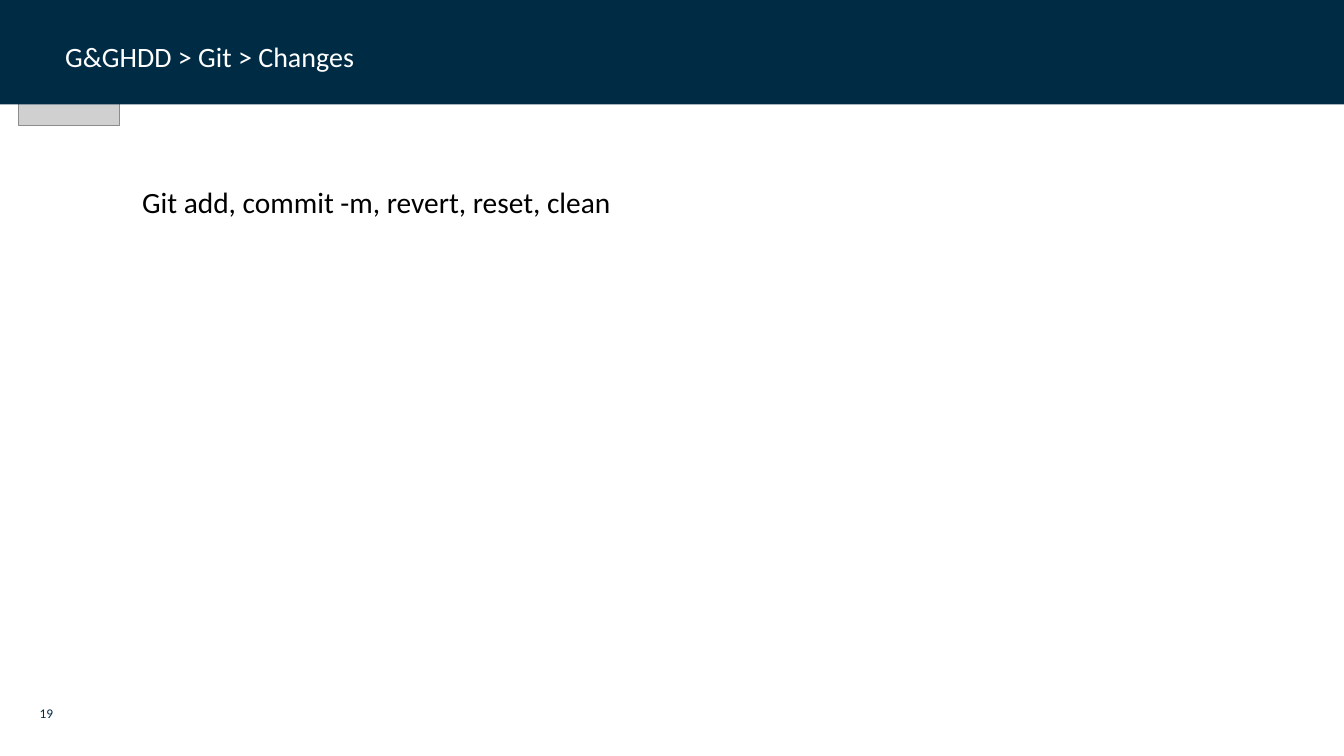
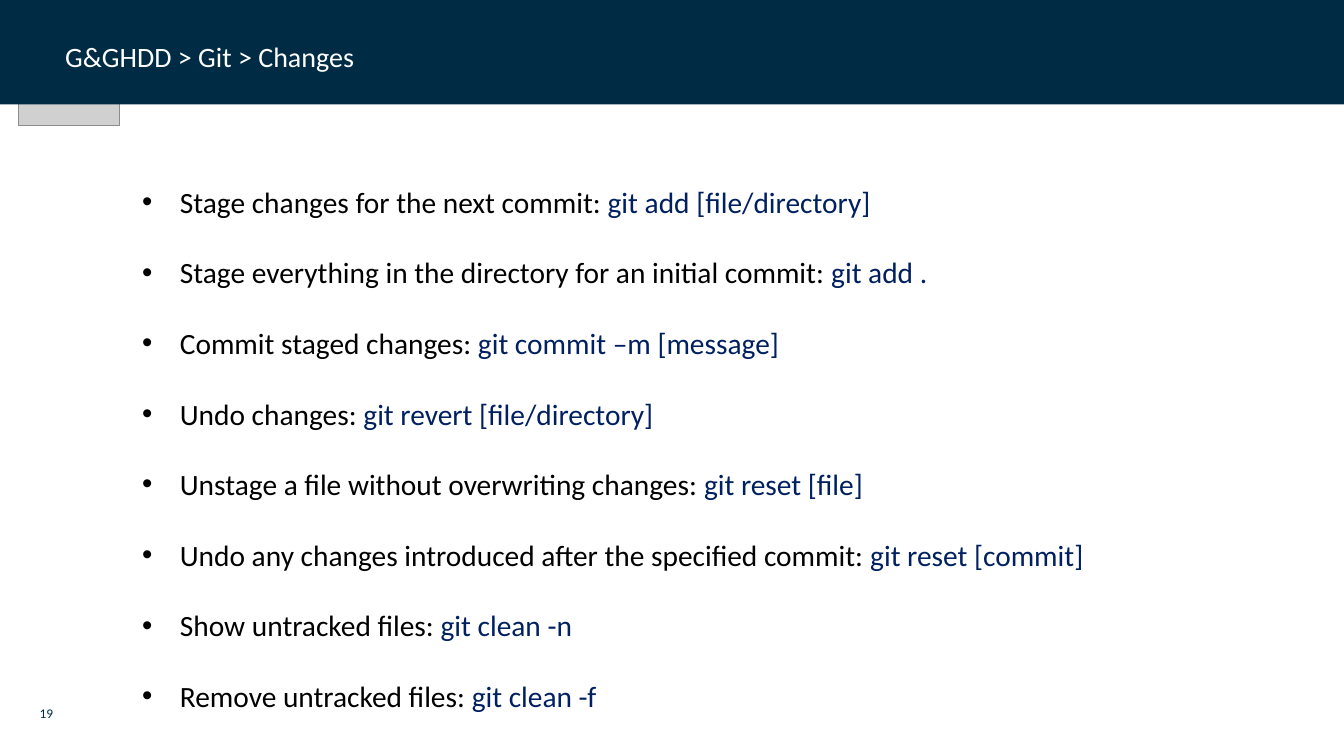
Before and after one commit to dfds/dojo, a slide deck: slide 19 of workshops/git-github-deep-dive/git_github_deep_dive.pptx. Drawn at 1344x756 pixels with LibreOffice and Linux fonts; fonts in the diff are those of the drawing; grey boxes stand for pictures; background and template pictures are left out. Boxes give left, top, right and bottom in pixels: in the first picture for what was removed or moved away, otherwise in the second. Text is boxed around its words. In the diff, an @@ line names an element or a change of style, - is before the commit and + after.

```diff
--- a/workshops/git-github-deep-dive/git_github_deep_dive.pptx
+++ b/workshops/git-github-deep-dive/git_github_deep_dive.pptx
@@ text at [180, 191, 1083, 641]: text changed @@
-Git add, commit -m, revert, reset, clean
+• Stage changes for the next commit: git add [file/directory]
+• Stage everything in the directory for an initial commit: git add .
+• Commit staged changes: git commit –m [message]
+• Undo changes: git revert [file/directory]
+• Unstage a file without overwriting changes: git reset [file]
+• Undo any changes introduced after the specified commit: git reset [commit]
+• Show untracked files: git clean -n
+• Remove untracked files: git clean -f
```
Also in this commit, not shown: 7 other slides changed.
